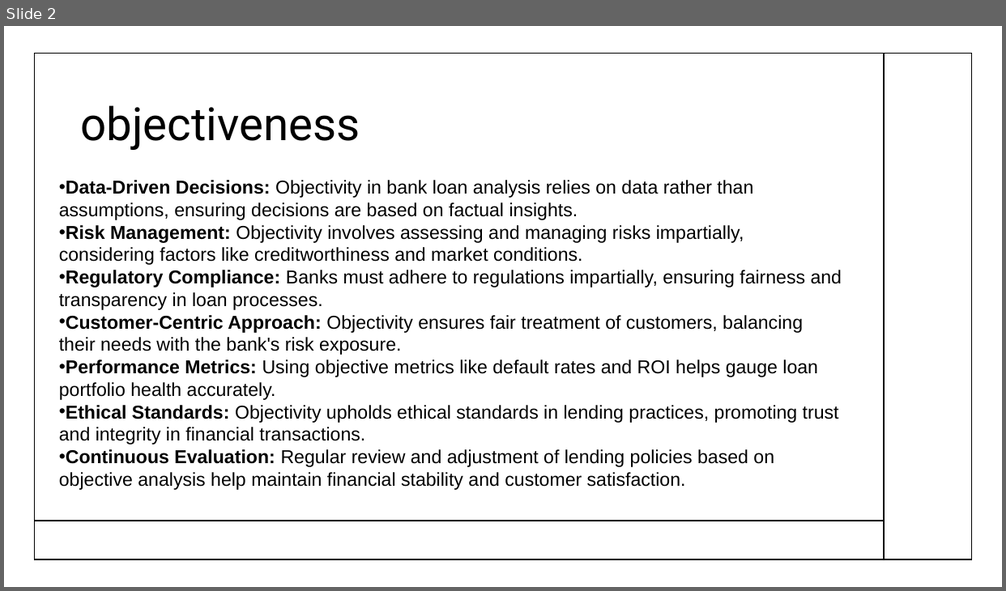
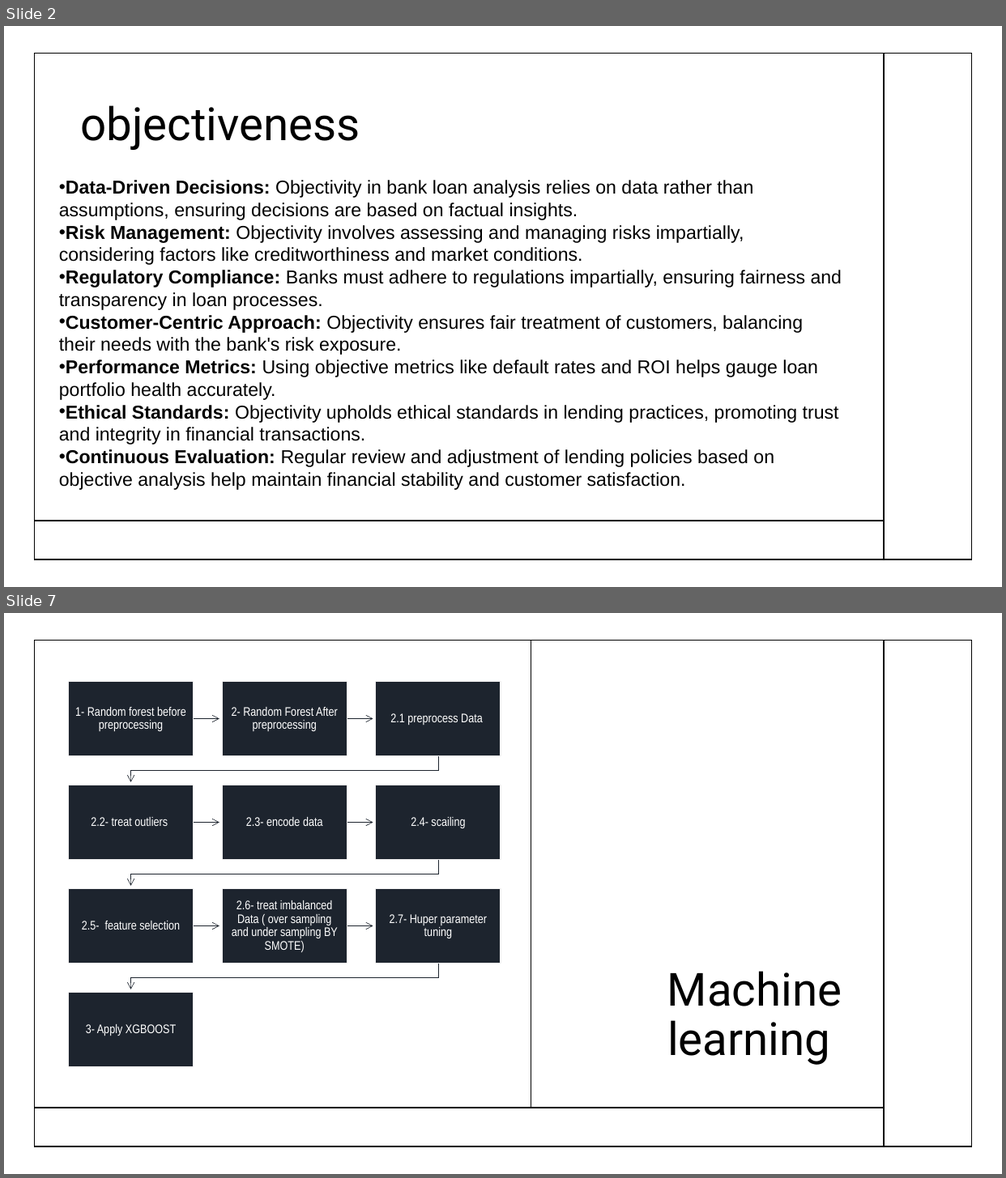
Before and after one commit to Mahmoud-Khorshed-DS-AI/Bank_Misr_project, a slide deck: Bank loans.pptx. Shown one above the other, each under a label of ours: slide 2 before the commit, slides 2 and 7 after it; the slides between them are not shown. The pictures are 1006x591 and 1006x1178 pixels, drawn with LibreOffice and Linux fonts; fonts in the diff are those of the drawing. Boxes give left, top, right and bottom in pixels: in the first picture for what was removed or moved away, otherwise in the second. Text is boxed around its words. In the diff, an @@ line names an element or a change of style, - is before the commit and + after.

```diff
--- a/Bank loans.pptx
+++ b/Bank loans.pptx
@@ slide 7 added at (x1=4, y1=613, x2=1002, y2=1174), background #FFFFFF @@
@@ rectangle added at (x1=34, y1=641, x2=972, y2=1148), outline #000000 1 pt @@
@@ line added from (531, 641) to (531, 1107), #000000 1 pt @@
@@ line added from (884, 641) to (884, 1147), #000000 1 pt @@
@@ title added at (x1=667, y1=971, x2=842, y2=1065), 44 pt, text #000000 @@
+Machine learning
@@ group added at (x1=68, y1=681, x2=501, y2=1067): 10 rectangles, 10 texts, 9 freeform shapes @@
+1- Random forest before preprocessing
+2- Random Forest After preprocessing
+2.1 preprocess Data
+2.2- treat outliers
+2.3- encode data
+2.4- scailing
+2.5- feature selection
+2.6- treat imbalanced Data ( over sampling and under sampling BY SMOTE)
+2.7- Huper parameter tuning
+3- Apply XGBOOST
@@ line added from (35, 1108) to (884, 1108), #000000 1 pt @@
```
Also in this commit, not shown: 4 slides changed, 1 other slide added, 2 other files.
